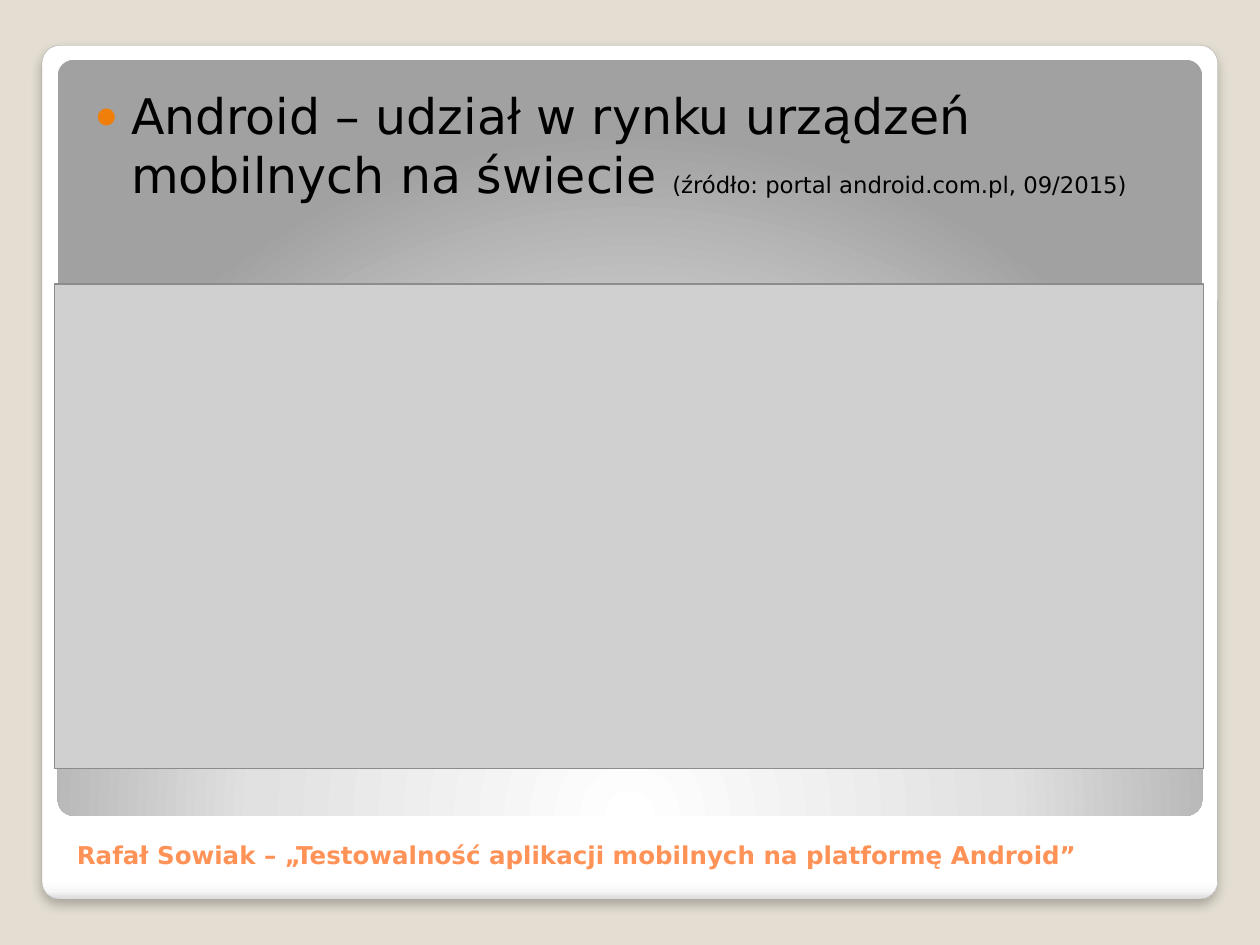
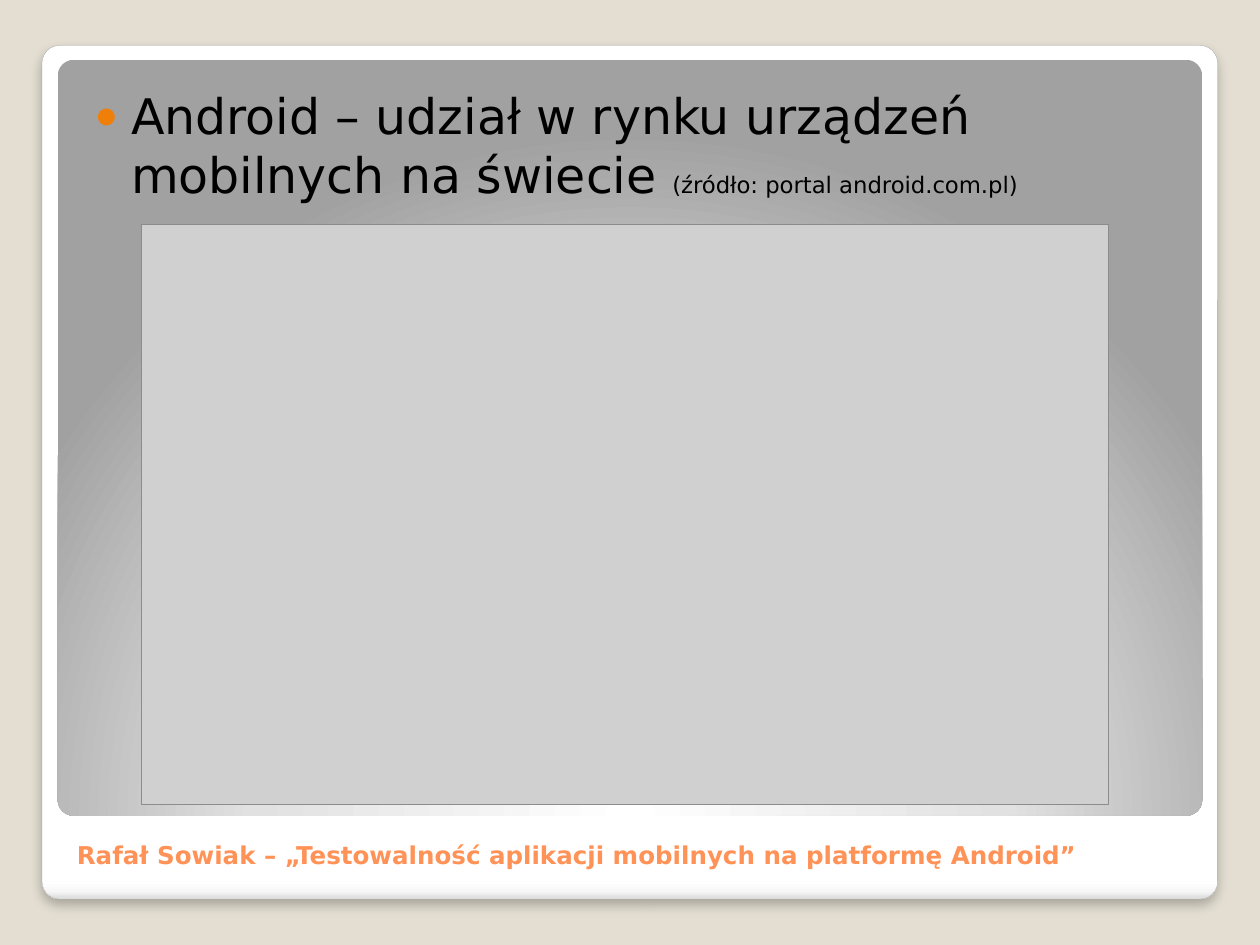
Before and after one commit to adventurewrites/mgr_info, a slide deck: slide 3 of praca_dyplomowa.pptx (slide 4 before the commit). Drawn at 1260x945 pixels with LibreOffice and Linux fonts; fonts in the diff are those of the drawing; grey boxes stand for pictures. Boxes give left, top, right and bottom in pixels: in the first picture for what was removed or moved away, otherwise in the second. Text is boxed around its words. In the diff, an @@ line names an element or a change of style, - is before the commit and + after.

```diff
--- a/praca_dyplomowa.pptx
+++ b/praca_dyplomowa.pptx
@@ text at [131,94,1018,203]: text changed @@
-● Android – udział w rynku urządzeń mobilnych na świecie (źródło: portal android.com.pl, 09/2015)
+● Android – udział w rynku urządzeń mobilnych na świecie (źródło: portal android.com.pl)
@@ picture: place and size @@
-picture at [54,284,1203,769]
+picture at [141,224,1109,804]
```
Also in this commit, not shown: 10 other slides changed, 4 slides added, 6 slides removed, 5 other files.
